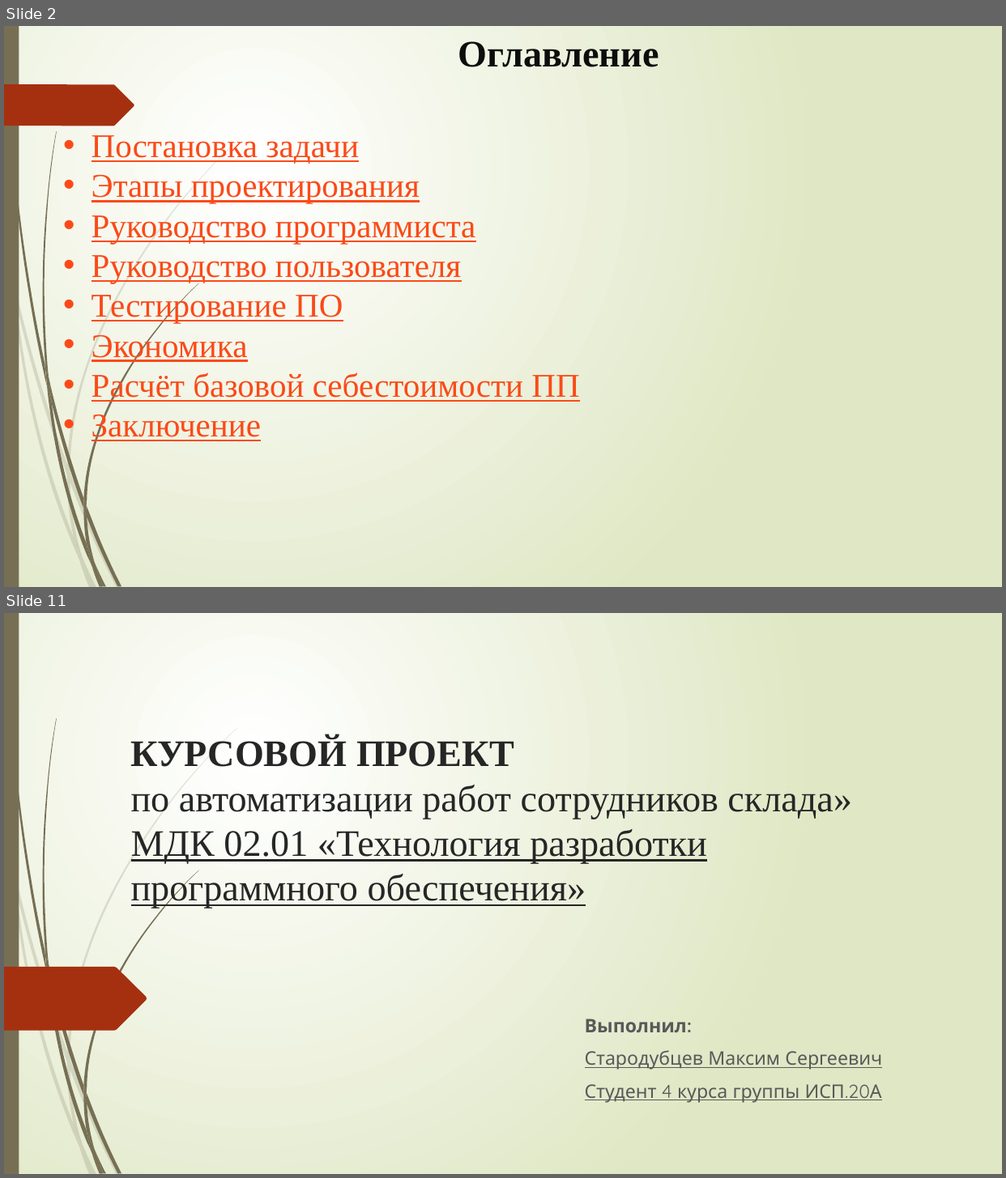
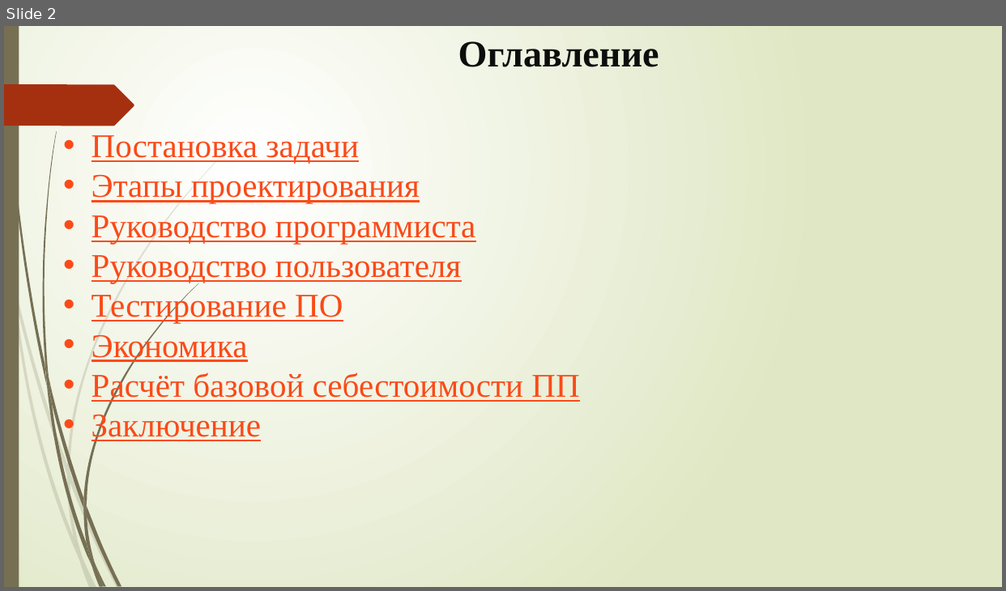
Before and after one commit to Renc345/123122, a slide deck: Стародубцев - Презентация.pptx. Shown one above the other, each under a label of ours: slides 2 and 11 before the commit, slide 2 after it; the slides between them are not shown. The pictures are 1006x1178 and 1006x591 pixels, drawn with LibreOffice and Linux fonts; fonts in the diff are those of the drawing. Boxes give left, top, right and bottom in pixels: in the first picture for what was removed or moved away, otherwise in the second. Text is boxed around its words. In the diff, an @@ line names an element or a change of style, - is before the commit and + after.

```diff
--- a/Стародубцев - Презентация.pptx
+++ b/Стародубцев - Презентация.pptx
@@ slide 11 removed at (4,613,1002,1174), background gradient #FFFFFF to #DFE8C4; not listed: 23 template elements that a slide beside it also shows @@
@@ title removed at (131,737,851,909) @@
-КУРСОВОЙ ПРОЕКТ
-по автоматизации работ сотрудников склада»
-МДК 02.01 «Технология разработки программного обеспечения»
@@ freeform shape removed at (4,967,147,1031) @@
@@ subtitle removed at (585,1019,882,1103) @@
-Выполнил:
-Стародубцев Максим Сергеевич
-Студент 4 курса группы ИСП.20А
```
Also in this commit, not shown: 8 slides changed, 3 slides added.
